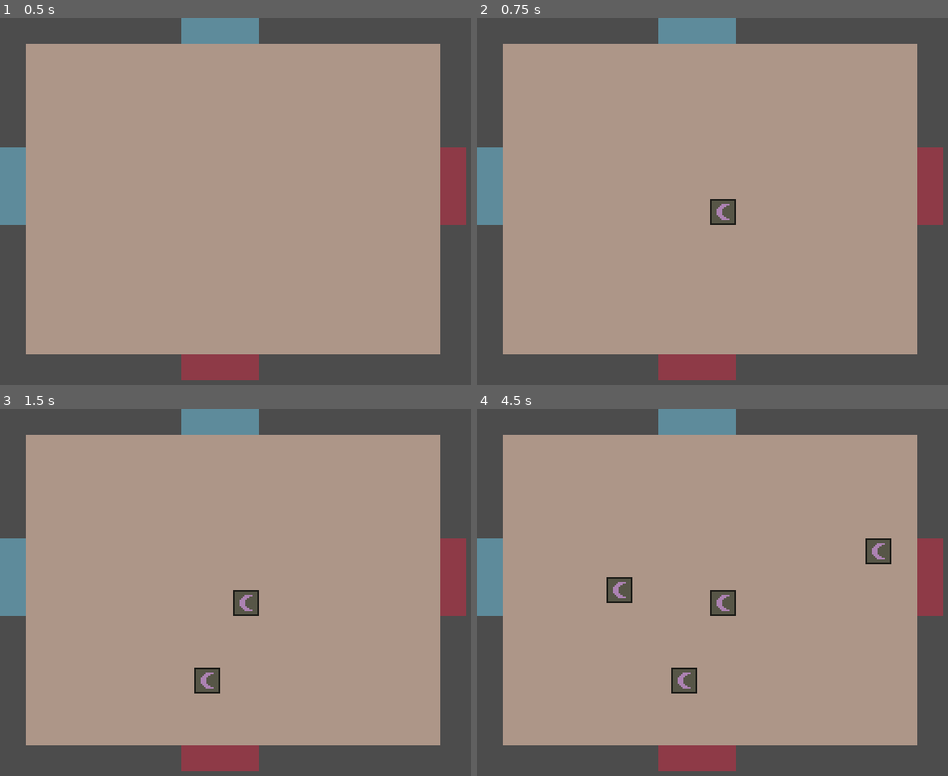
Above: before the commit, frames 1-4 (two rows, left to right).
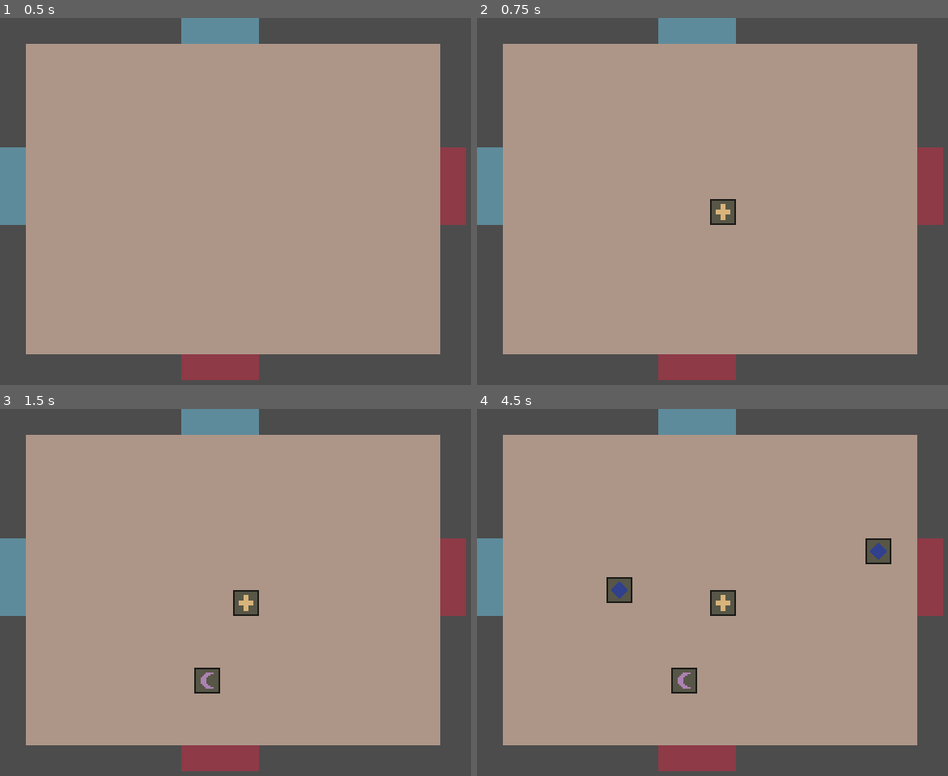
Above: after the commit, the same moments.

Repository: nolenroyalty/ReShape-TD
Game: Godot game, scene res://battlefield/Battlefield.tscn
The game is run twice, just before and just after one commit, with the same random seed, the same clock (stepped at 60 frames per second) and the same inputs. The project has no main scene, so this scene is started directly.
Inputs (mouse positions are in pixels of both pictures, inside the frame that each line leads up to):
- Up to frame 1 (0.5 s): no input
- Up to frame 2 (0.75 s): tap Enter at 0.5 s; move the mouse to (707, 197) at 0.52 s; tap 1 (select_tower_1, bound only after the commit) at 0.6 s; click (707, 197) at 0.67 s
- Up to frame 3 (1.5 s): tap 2 (select_tower_2, bound only after the commit) at 0.8, 1.35 s; tap Space at 1.25 s; move the mouse to (193, 676) at 1.27 s; click (193, 676) at 1.42 s
- Up to frame 4 (4.5 s): tap 3 (select_tower_3, bound only after the commit) at 1.55, 2.1, 3.8, 4.35 s; tap Enter at 2, 3.5 s; move the mouse to (863, 544) at 2.02 s; click (863, 544) at 2.17 s; tap 1 (select_tower_1, bound only after the commit) at 2.3, 2.85 s; tap Space at 2.75, 4.25 s; move the mouse to (769, 750) at 2.77 s; click (769, 750) at 2.92 s; tap 2 (select_tower_2, bound only after the commit) at 3.05, 3.6 s; move the mouse to (outside the picture) at 3.52 s; click (outside the picture) at 3.67 s; move the mouse to (604, 577) at 4.27 s; click (604, 577) at 4.42 s

Frame 1 is identical in both runs. In frame 2, less than 0.1% of the frame differs, in the area x 50-54%, y 50-56%; in frame 3, less than 0.1%; in frame 4, 0.3%, in the area x 28-87%, y 36-56%.

Commit message:
toggle between towers

Diff:
--- a/battlefield/Battlefield.gd
+++ b/battlefield/Battlefield.gd
@@ -7,9 +7,12 @@
 var Creep = preload("res://creeps/CreepGeneric.tscn")
 var Tower = preload("res://towers/Tower.tscn")
 
+enum S { PLAYING, IN_MENU }
+
 var current_build_location = null
 var rng : RandomNumberGenerator = RandomNumberGenerator.new()
 var selected_shape = C.SHAPE.CRESCENT
+var state = S.PLAYING
 
 func move_building_indicator(pos):
 	current_build_location = pos + buildable.position
@@ -83,14 +86,31 @@
 	creep.init(end)
 	add_child(creep)
 
-func _input(event):
+func handle_event__playing(event):
 	if event is InputEventMouseButton:
 		if current_build_location != null and event.pressed and event.button_index == BUTTON_LEFT:
 			try_to_build_tower(event)
 
-func _process(_delta):
+func handle_keypresses__playing(_delta):
 	if Input.is_action_just_pressed("DEBUG_SPAWN"):
 		spawn_creep()
+	if Input.is_action_just_pressed("select_tower_1"):
+		selected_shape = C.SHAPE.CROSS
+	if Input.is_action_just_pressed("select_tower_2"):
+		selected_shape = C.SHAPE.CRESCENT
+	if Input.is_action_just_pressed("select_tower_3"):
+		selected_shape = C.SHAPE.DIAMOND
+
+func _input(event):
+	match state:
+		S.PLAYING: handle_event__playing(event)
+		S.IN_MENU: pass
+
+
+func _process(delta):
+	match state:
+		S.PLAYING: handle_keypresses__playing(delta)
+		S.IN_MENU: pass
 
 func _ready():
 	buildable.connect("mouse_buildable_grid_position", self, "move_building_indicator")
--- a/project.godot
+++ b/project.godot
@@ -81,6 +81,21 @@
 "events": [ Object(InputEventKey,"resource_local_to_scene":false,"resource_name":"","device":0,"alt":false,"shift":false,"control":false,"meta":false,"command":false,"pressed":false,"scancode":90,"physical_scancode":0,"unicode":0,"echo":false,"script":null)
  ]
 }
+select_tower_1={
+"deadzone": 0.5,
+"events": [ Object(InputEventKey,"resource_local_to_scene":false,"resource_name":"","device":0,"alt":false,"shift":false,"control":false,"meta":false,"command":false,"pressed":false,"scancode":49,"physical_scancode":0,"unicode":0,"echo":false,"script":null)
+ ]
+}
+select_tower_2={
+"deadzone": 0.5,
+"events": [ Object(InputEventKey,"resource_local_to_scene":false,"resource_name":"","device":0,"alt":false,"shift":false,"control":false,"meta":false,"command":false,"pressed":false,"scancode":50,"physical_scancode":0,"unicode":0,"echo":false,"script":null)
+ ]
+}
+select_tower_3={
+"deadzone": 0.5,
+"events": [ Object(InputEventKey,"resource_local_to_scene":false,"resource_name":"","device":0,"alt":false,"shift":false,"control":false,"meta":false,"command":false,"pressed":false,"scancode":51,"physical_scancode":0,"unicode":0,"echo":false,"script":null)
+ ]
+}
 
 [layer_names]
 
